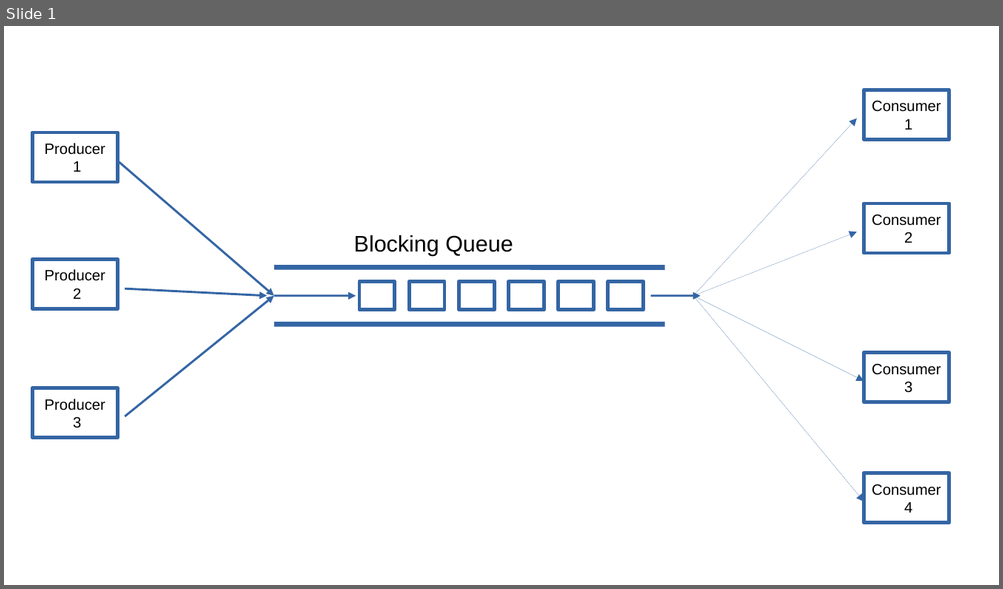
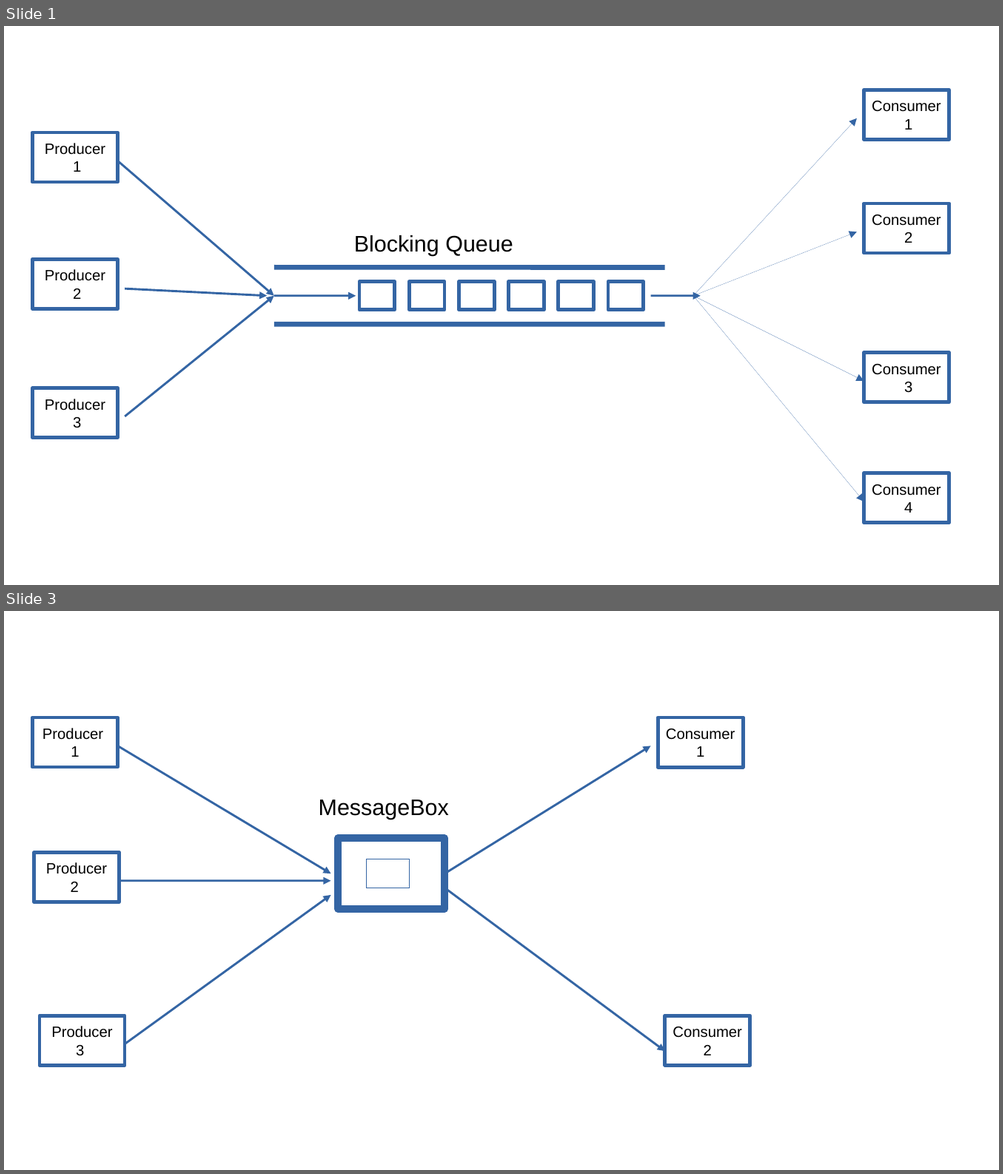
Before and after one commit to checksound/Slides_THREAD_CONCORRENZA, a slide deck: BLOCKING_QUEUE.pptx. Shown one above the other, each under a label of ours: slide 1 before the commit, slides 1 and 3 after it; the slides between them are not shown. The pictures are 1003x589 and 1003x1174 pixels, drawn with LibreOffice and Linux fonts; fonts in the diff are those of the drawing. Boxes give left, top, right and bottom in pixels: in the first picture for what was removed or moved away, otherwise in the second. Text is boxed around its words. In the diff, an @@ line names an element or a change of style, - is before the commit and + after.

```diff
--- a/BLOCKING_QUEUE.pptx
+++ b/BLOCKING_QUEUE.pptx
@@ slide 3 added at (4,611,999,1170), background #FFFFFF @@
@@ rectangle added at (32,718,116,767), outline #3465A4 2.83 pt, 12 pt, text #000000 @@
+Producer
+1
@@ rectangle added at (657,718,743,767), outline #3465A4 2.83 pt, 12 pt, text #000000 @@
+Consumer
+1
@@ arrow added from (118, 746) to (330, 874), #3465A4 1.7 pt @@
@@ arrow added from (444, 874) to (651, 746), #3465A4 1.7 pt @@
@@ text added at (318,800,449,820), 18 pt, text #000000 @@
+MessageBox
@@ rectangle added at (34,853,119,903), outline #3465A4 2.83 pt, 12 pt, text #000000 @@
+Producer
+2
@@ rectangle added at (338,838,444,910), outline #3465A4 5.67 pt @@
@@ rectangle added at (367,860,410,888), outline #3465A4 0.75 pt @@
@@ arrow added from (119, 881) to (330, 881), #3465A4 1.7 pt @@
@@ arrow added from (125, 1044) to (330, 895), #3465A4 1.7 pt @@
@@ arrow added from (444, 888) to (665, 1051), #3465A4 1.7 pt @@
@@ rectangle added at (40,1017,124,1066), outline #3465A4 2.83 pt, 12 pt, text #000000 @@
+Producer
+3
@@ rectangle added at (665,1017,749,1066), outline #3465A4 2.83 pt, 12 pt, text #000000 @@
+Consumer
+2
```
Also in this commit, not shown: 1 other slide added, 3 other files.
